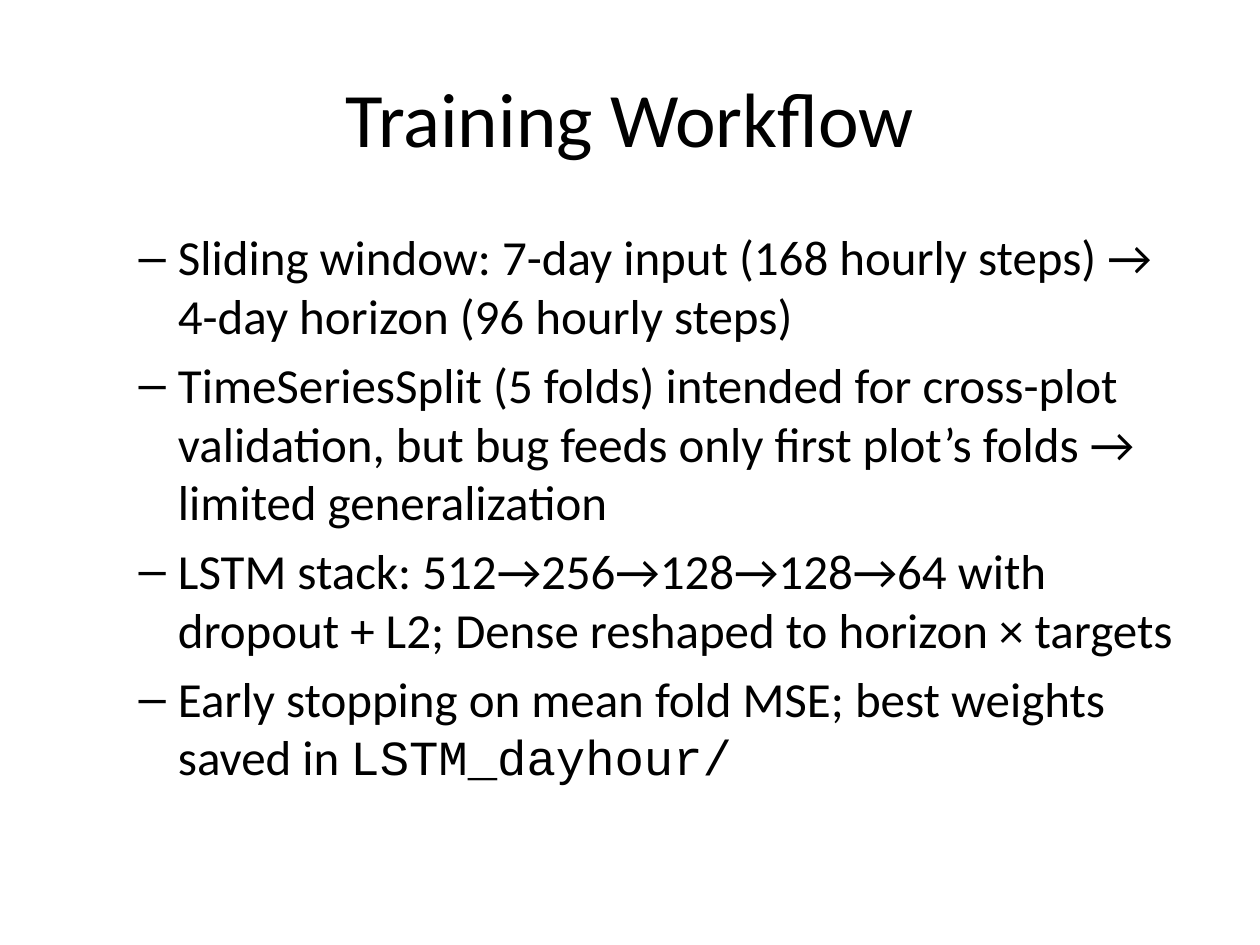
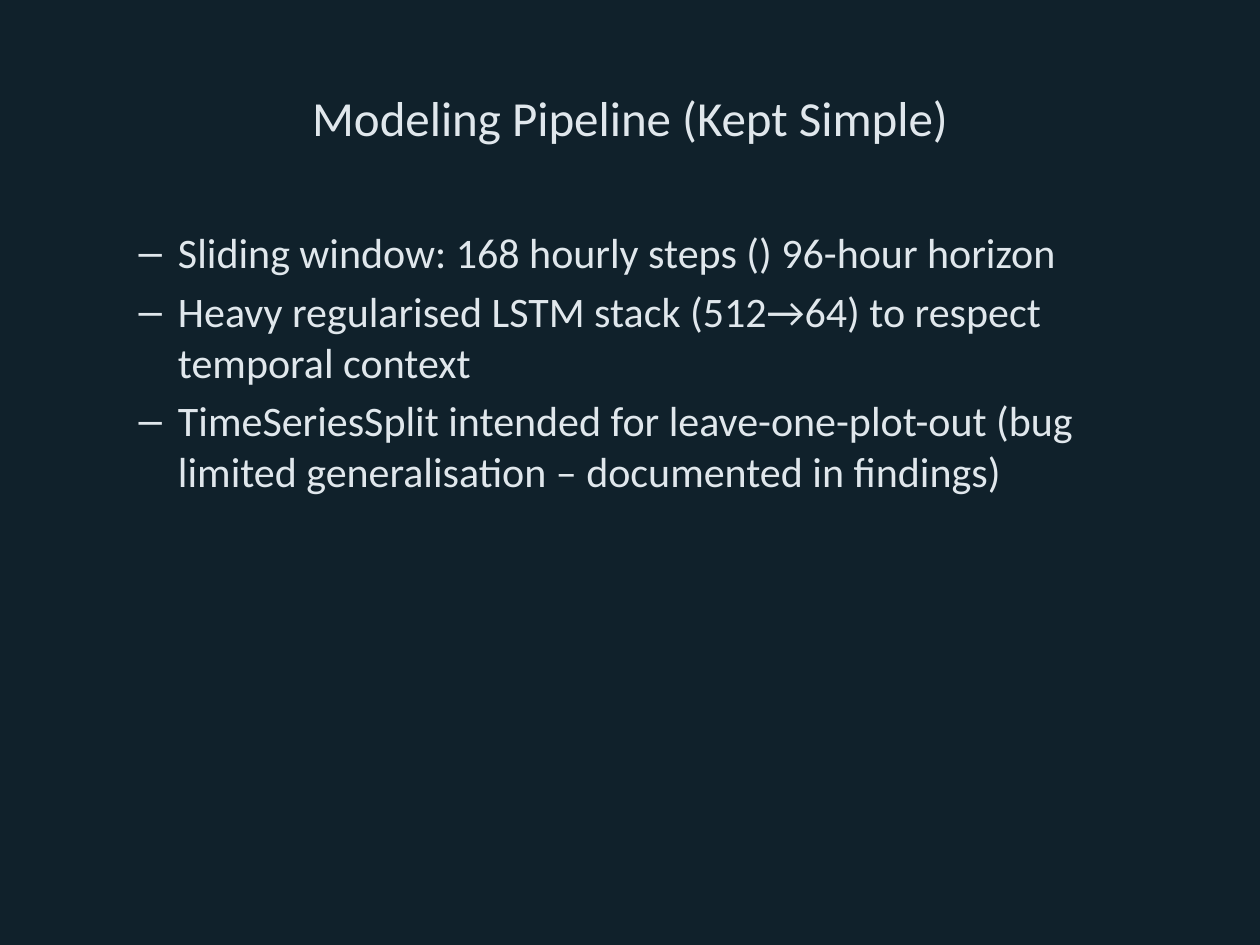
Before and after one commit to Bryan-Nsoh/ML-IOT-IndepStudy, a slide deck: slide 11 of presentation/eda_story/eda_story.pptx (slide 9 before the commit). Drawn at 1260x945 pixels with LibreOffice and Linux fonts; fonts in the diff are those of the drawing. Boxes give left, top, right and bottom in pixels: in the first picture for what was removed or moved away, otherwise in the second. Text is boxed around its words. In the diff, an @@ line names an element or a change of style, - is before the commit and + after.

```diff
--- a/presentation/eda_story/eda_story.pptx
+++ b/presentation/eda_story/eda_story.pptx
@@ background #FFFFFF to #10212B @@
@@ title at [312,100,948,145]: text changed; size 44 to 28 pt; text colour #000000 to #E0E7EC @@
-Training Workflow
+Modeling Pipeline (Kept Simple)
@@ text at [178,239,1073,494]: text changed; size 28 to 24 pt; text colour #000000 to #E0E7EC @@
-  – Sliding window: 7-day input (168 hourly steps) → 4-day horizon (96 hourly steps)
-  – TimeSeriesSplit (5 folds) intended for cross-plot validation, but bug feeds only first plot’s folds → limited generalization
-  – LSTM stack: 512→256→128→128→64 with dropout + L2; Dense reshaped to horizon × targets
-  – Early stopping on mean fold MSE; best weights saved in LSTM_dayhour/
+  – Sliding window: 168 hourly steps () 96-hour horizon
+  – Heavy regularised LSTM stack (512→64) to respect temporal context
+  – TimeSeriesSplit intended for leave-one-plot-out (bug limited generalisation – documented in findings)
```
Also in this commit, not shown: 7 other slides changed, 13 slides added, 12 slides removed, 7 other files.
